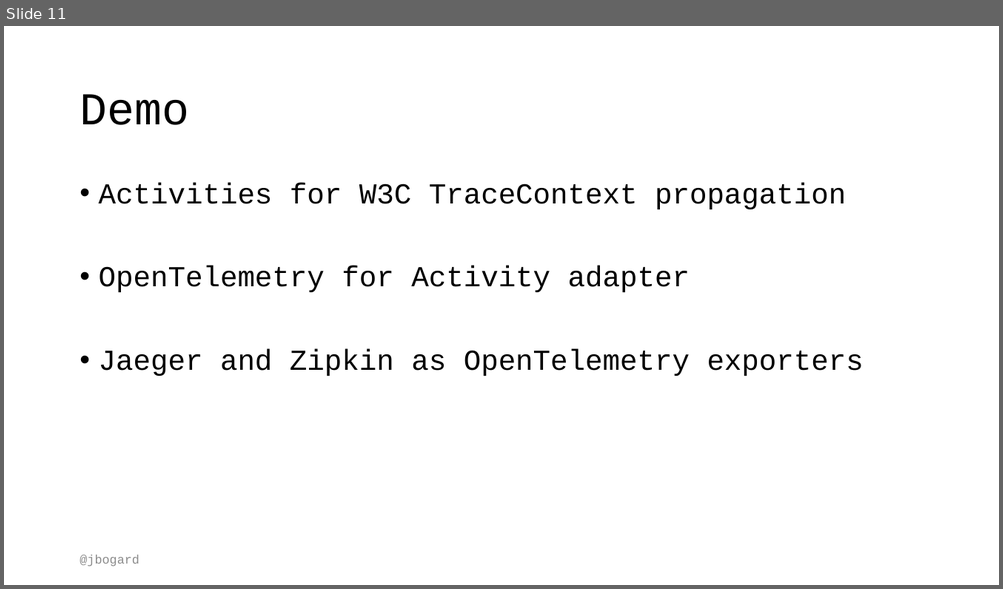
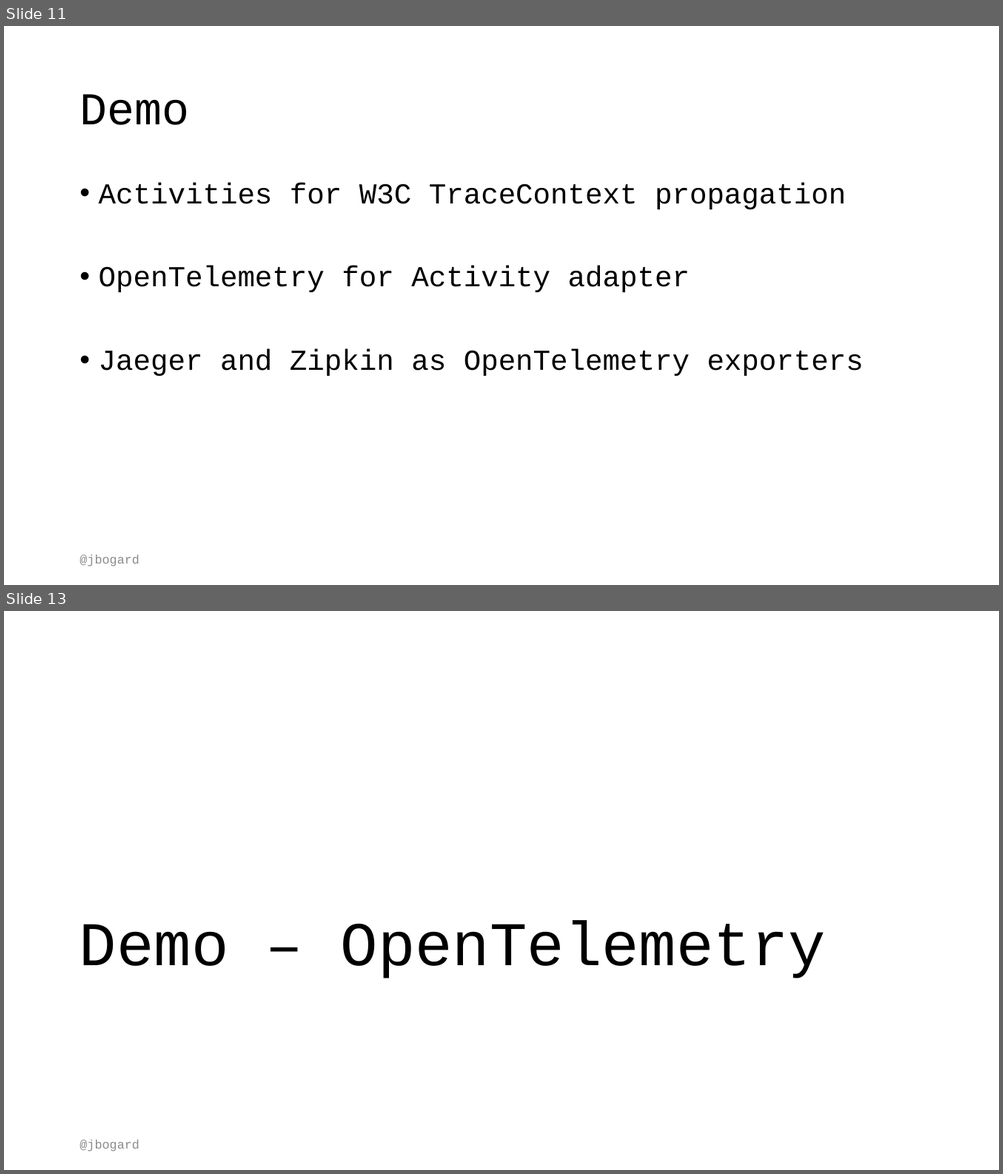
Before and after one commit to jbogard/presentations, a slide deck: DistributedTracing/DistributedTracing.pptx. Shown one above the other, each under a label of ours: slide 11 before the commit, slides 11 and 13 after it; the slides between them are not shown. The pictures are 1003x589 and 1003x1174 pixels, drawn with LibreOffice and Linux fonts; fonts in the diff are those of the drawing. Boxes give left, top, right and bottom in pixels: in the first picture for what was removed or moved away, otherwise in the second. Text is boxed around its words. In the diff, an @@ line names an element or a change of style, - is before the commit and + after.

```diff
--- a/DistributedTracing/DistributedTracing.pptx
+++ b/DistributedTracing/DistributedTracing.pptx
@@ slide 13 added at <box>4,611,999,1170</box>, background #FFFFFF @@
@@ title added at <box>79,921,825,979</box>, 60 pt, text #000000 @@
+Demo – OpenTelemetry
@@ text added at <box>79,1140,139,1152</box>, 12 pt, text #8C8C8C @@
+@jbogard
```
Also in this commit, not shown: 2 slides changed, 3 other slides added.
